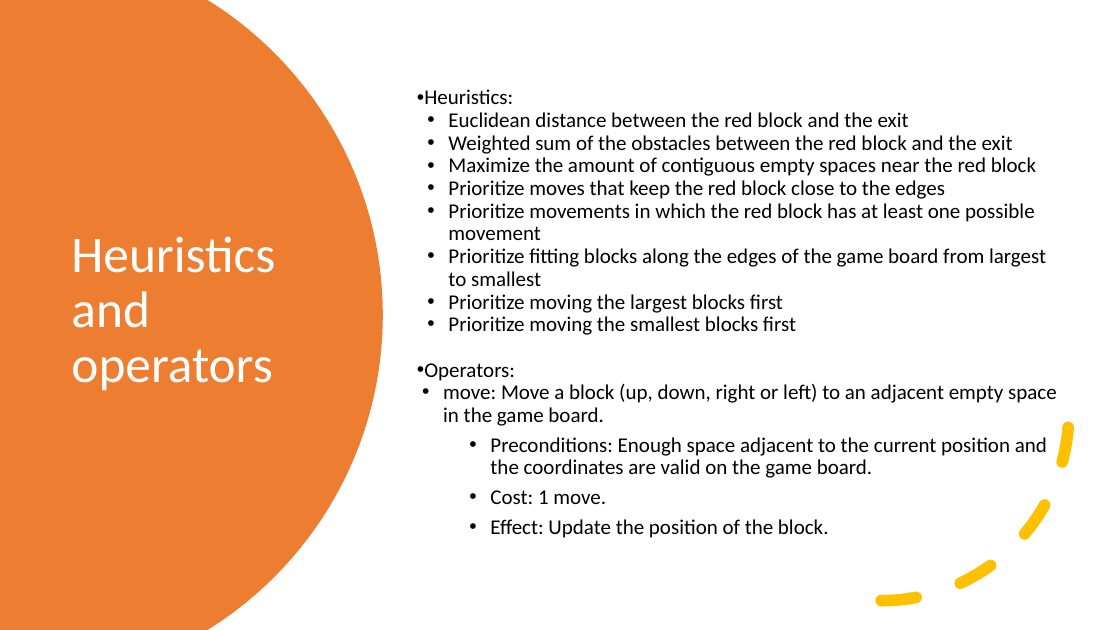
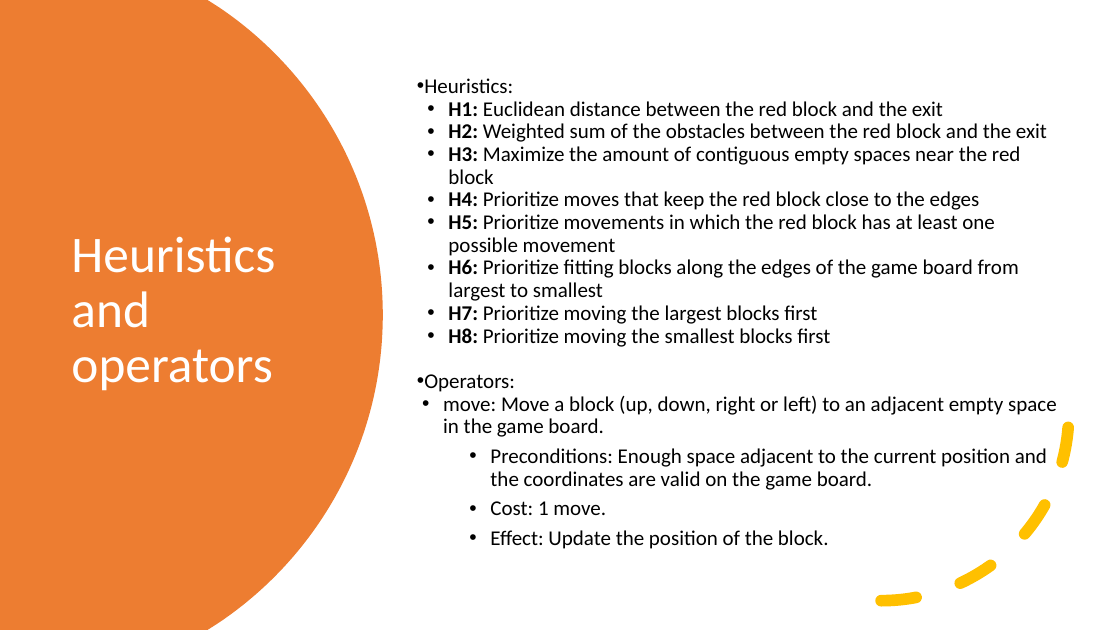
Before and after one commit to afs202005277/PuzzleSolverAI, a slide deck: slide 6 of Block Escape.pptx. Drawn at 1120x630 pixels with LibreOffice and Linux fonts; fonts in the diff are those of the drawing. Boxes give left, top, right and bottom in pixels: in the first picture for what was removed or moved away, otherwise in the second. Text is boxed around its words. In the diff, an @@ line names an element or a change of style, - is before the commit and + after.

```diff
--- a/Block Escape.pptx
+++ b/Block Escape.pptx
@@ text at (448, 101, 1047, 347): text changed @@
-• Euclidean distance between the red block and the exit
-• Weighted sum of the obstacles between the red block and the exit
-• Maximize the amount of contiguous empty spaces near the red block
-• Prioritize moves that keep the red block close to the edges
-• Prioritize movements in which the red block has at least one possible movement
-• Prioritize fitting blocks along the edges of the game board from largest to smallest
-• Prioritize moving the largest blocks first
-• Prioritize moving the smallest blocks first
+• H1: Euclidean distance between the red block and the exit
+• H2: Weighted sum of the obstacles between the red block and the exit
+• H3: Maximize the amount of contiguous empty spaces near the red block
+• H4: Prioritize moves that keep the red block close to the edges
+• H5: Prioritize movements in which the red block has at least one possible movement
+• H6: Prioritize fitting blocks along the edges of the game board from largest to smallest
+• H7: Prioritize moving the largest blocks first
+• H8: Prioritize moving the smallest blocks first
```
Also in this commit, not shown: 2 other slides changed, 1 slide added, 1 slide removed, 4 other files.
